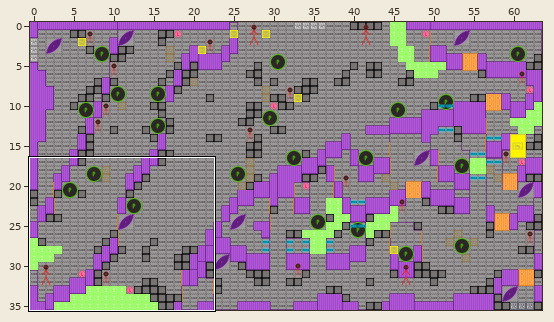
Two states of a Tiled map (JSON), assets/data/hive_DESI_Level3-Greyboxing_2024-06-17.tmj. Above: a wide view before the commit, with the close-up outlined.
Close-up. As it was:
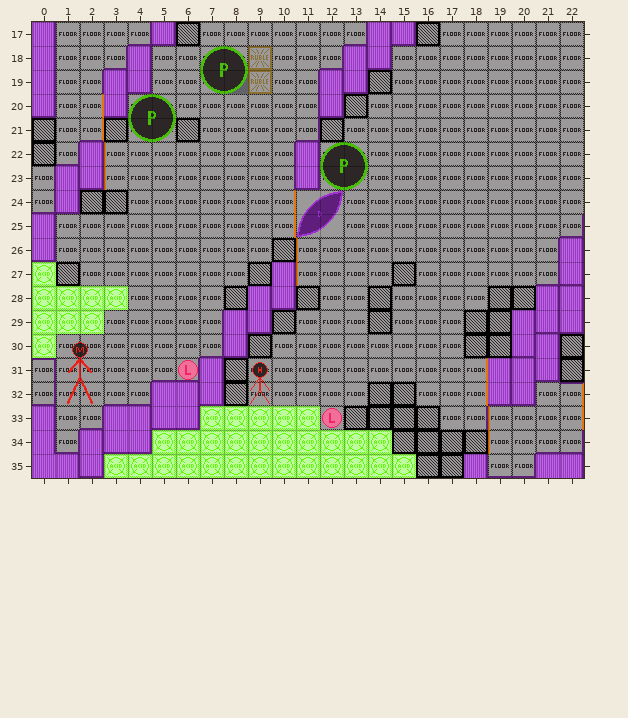
Cells are 24x24 px. Shown: x 0..22, y 17..35. The commit also changed other parts of the map, which this record leaves out.
And afterwards:
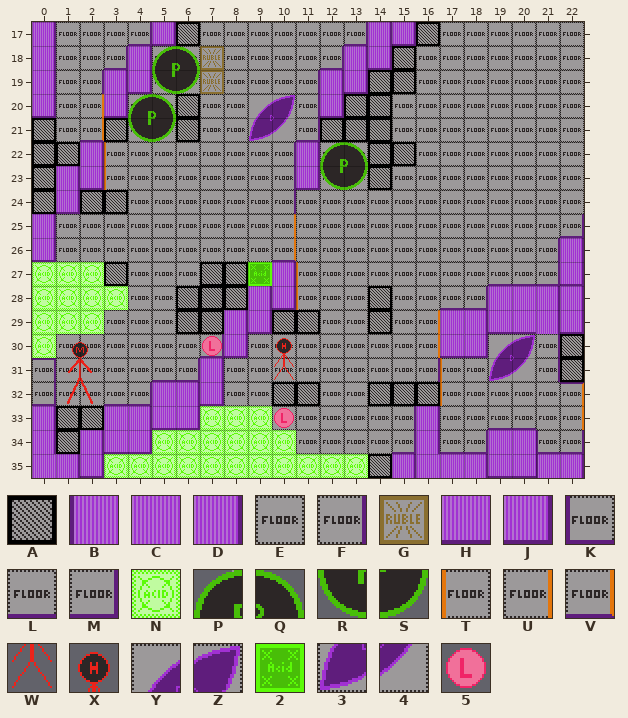
Key: from "hive_DESI_GreyboxingTileset_23": A 7, B 10, C 11, D 12, E 15, F 16, G 17, H 21, J 22, K 24, L 25, M 26, N 27, P 28, Q 29, R 38, S 39, T 43, U 45, V 55, W 58, X 59, Y 65, Z 66, 2 67, 3 75, 4 76, 5 85.
_ is an empty cell, # one hidden under a higher layer.
From old to new:
Layer "Background 1":
y 30: x 21 D -> _
y 31: x 20..21 DJ -> __
y 32: x 20 J -> _
y 34: x 16 _ -> D; x 19..20 __ -> CC
y 35: x 19..21 __C -> HHB
Layer "Background 2":
y 28: x 19..20 __ -> CC
y 29: x 17..21 ___DJ -> CDHHD
y 30: x 17..18 __ -> HJ; x 20..21 J_ -> #F
y 31: x 18..19 _D -> E#; x 21 _ -> F
y 32: x 18..20 _J_ -> EEE
y 33: x 16 _ -> D; x 18..20 __E -> ELL
y 34: x 17..18 __ -> LM; x 20..21 EL -> _K
y 35: x 15..17 ___ -> DCC; x 19..20 LM -> __
Layer "Interactables 2":
y 30: x 19..20 __ -> YZ
y 31: x 17..20 _U__ -> T_34
y 32: x 17..18 _U -> T_
y 33..34: x 19 T -> _
Layer "Background 3":
y 27: x 19..20 EE -> LL
y 28: x 17..20 EE## -> LM__
y 29..30: x 17..19 E## -> ___
y 31: x 16..17 EE -> F_
y 32: x 16..17 EE -> #_
y 33: x 10..11 __ -> EE; x 15..16 ## -> F_; x 18 F -> _
y 34: x 11..18 ____#### -> EEEEM___
y 35: x 16..17 ## -> __
Layer "Non-Interactables 3":
y 18..19: x 15 _ -> A
y 20: x 14 _ -> A
y 21: x 13..14 __ -> AA
y 22: x 14..15 __ -> AA
y 23: x 14 _ -> A
y 27: x 15 A -> _
y 28: x 11 A -> _; x 19..20 AA -> __
y 29: x 11 _ -> A; x 18..19 AA -> __
y 30: x 9 A -> _; x 18..19 AA -> __
y 31: x 8 A -> _
y 32: x 8 A -> _; x 10..11 __ -> AA; x 16 _ -> A
y 33: x 13..16 AAAA -> ____
y 34: x 15..18 AAAA -> ____
y 35: x 14 _ -> A; x 16..17 AA -> __
Layer "Interactables 3":
y 24: x 11..12 YZ -> __
y 25: x 11..12 34 -> __
y 26: x 11 T -> _
y 28: x 11 _ -> T
y 29: x 16 _ -> U
y 30: x 10 _ -> X; x 16 _ -> U
y 31: x 9..10 X_ -> _W
y 32: x 9 W -> _
y 33: x 10..12 NN5 -> 5__
y 34: x 11..14 NNNN -> ____
y 35: x 14..15 NN -> __
Layer "Background 4":
y 19: x 8 _ -> E
y 27: x 2 E -> _
Layer "Non-Interactables 4":
y 20: x 6 _ -> A
y 27: x 3 _ -> A; x 7..9 __A -> AA_
y 28..29: x 6..7 __ -> AA
y 33: x 1..2 __ -> AA
y 34: x 1 _ -> A
Layer "Interactables 4":
y 18: x 5..9 __PQG -> PQG__
y 19: x 5..9 __RSG -> RSG__
y 20: x 9..10 __ -> YZ
y 21: x 9..10 __ -> 34
y 24: x 10 U -> _
y 26: x 10 _ -> V
y 27: x 1..2 __ -> NN; x 9 _ -> 2
y 30: x 7 _ -> 5
y 31: x 6 5 -> _
Layer "Non-Interactables 5":
y 22: x 1 _ -> A
y 23..24: x 0 _ -> A
Where, in picture pixels (left, top, right, bottom), the same in both close-ups:
changed: (152, 46, 295, 141)
added: (344, 46, 416, 190)
added: (32, 142, 80, 214)
changed: (176, 190, 558, 478)
changed: (56, 262, 128, 286)
added: (56, 406, 104, 454)
